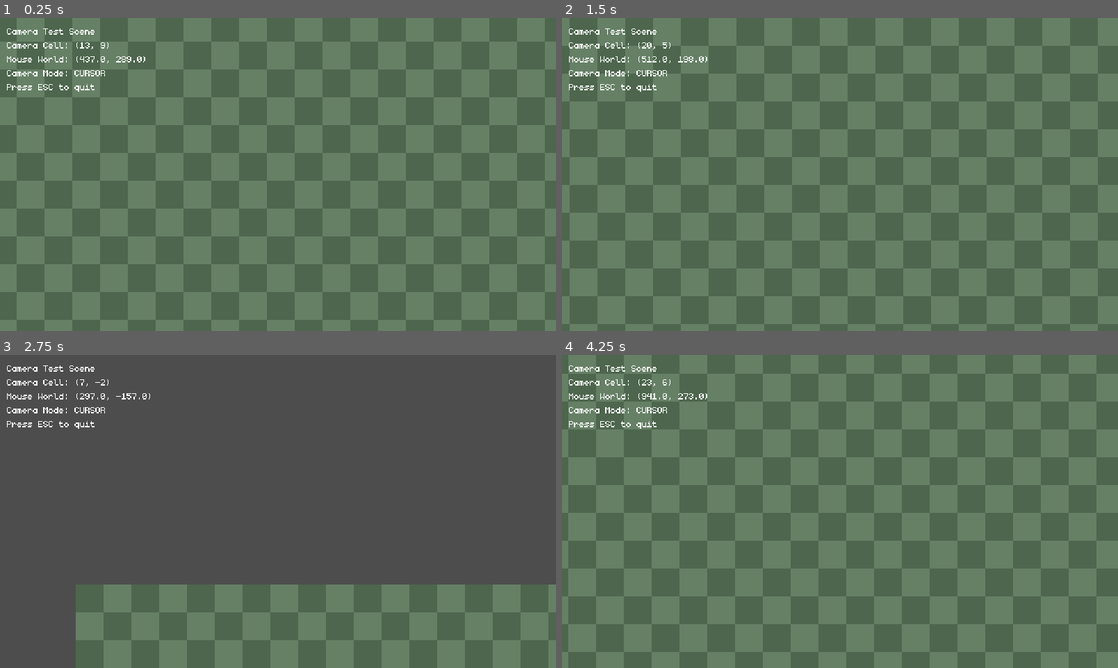
Above: before the commit, frames 1-4 (two rows, left to right).
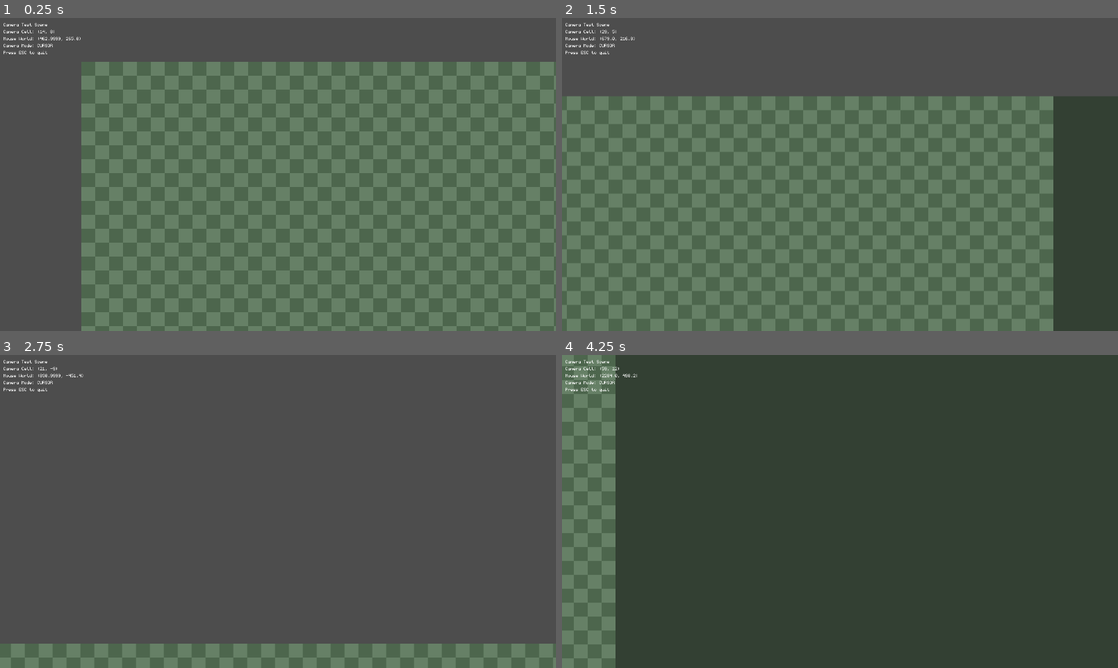
Above: after the commit, the same moments.

Repository: NobleDarkGames/thesparklingfarce
Game: Godot game, scene res://mods/_sandbox/scenes/test_battle.tscn
Two runs of this game, one before a commit and one after it. Both use one fixed random seed, a clock stepped at 60 frames per second and the inputs below.
Inputs (mouse positions are in pixels of both pictures, inside the frame that each line leads up to):
- Up to frame 1 (0.25 s): no input
- Up to frame 2 (1.5 s): move the mouse to (962, 158) at 0.52 s; move the mouse to (728, 190) at 1.27 s
- Up to frame 3 (2.75 s): move the mouse to (333, 442) at 2.02 s
- Up to frame 4 (4.25 s): move the mouse to (812, 574) at 2.77 s; move the mouse to (1006, 558) at 3.52 s

The runs differ from the first frame. In frame 1, 63% of the frame differs, in the area x 0-100%, y 0-100%; in frame 2, 65%; in frame 3, 21%; in frame 4, 95%.

Commit message:
fix: Configure viewport for fullscreen scaling
Fullscreen Scaling Resolution:
- Changed from viewport 640×360 to 1280×720 native resolution
- Set stretch mode to "viewport" with aspect "ignore"
- Fullscreen now works correctly in exported builds (fills screen)
- Note: Editor embedded preview shows letterboxing, but exports work perfectly

Camera Improvements:
- Reduced camera follow speed from 8.0 to 4.0 (smoother movement)
- Updated default follow_speed in camera_controller.gd class definition

Test Scene Updates:
- Dynamic map size based on viewport dimensions
- Generates enough tiles to fill any screen size
- Added background ColorRect for testing viewport bounds

Known Issue:
- Godot editor's embedded game preview has viewport constraints
- Test with F5 standalone or export for accurate fullscreen behavior
- Font appears slightly fuzzy at 1280×720, will test lower resolution next

Research Findings:
- Fire Emblem clone uses 240×160 GBA resolution with 2d stretch
- GDQuest tactical RPG uses 1280×720 with NO stretch mode
- Modern approach: render at native window resolution, show more tiles on larger screens

🤖 Generated with [Claude Code](https://claude.com/claude-code)

Co-Authored-By: Claude <noreply@anthropic.com>

Diff:
--- a/core/systems/camera_controller.gd
+++ b/core/systems/camera_controller.gd
@@ -20,7 +20,7 @@
 @export var follow_mode: FollowMode = FollowMode.NONE
 
 ## Speed of camera interpolation (higher = faster)
-@export_range(1.0, 20.0, 0.5) var follow_speed: float = 8.0
+@export_range(1.0, 20.0, 0.5) var follow_speed: float = 4.0
 
 ## Enable smooth camera movement (lerp) or instant snap
 @export var smooth_movement: bool = true
--- a/mods/_sandbox/scenes/test_battle_setup.gd
+++ b/mods/_sandbox/scenes/test_battle_setup.gd
@@ -4,8 +4,8 @@
 ## This creates a procedural tilemap with a checkerboard pattern.
 extends Node2D
 
-## Size of the test map in tiles
-@export var map_size: Vector2i = Vector2i(40, 30)
+## Size of the test map in tiles (will be calculated from viewport)
+var map_size: Vector2i = Vector2i(40, 30)
 
 ## TileMapLayer reference
 var _ground_layer: TileMapLayer = null
@@ -18,6 +18,16 @@
 	if not _ground_layer:
 		push_error("TestBattle: Could not find GroundLayer")
 		return
+
+	# Calculate map size based on viewport to fill screen
+	var viewport_size: Vector2 = get_viewport_rect().size
+	map_size = Vector2i(
+		int(viewport_size.x / 32) + 4,  # Add extra tiles for margin
+		int(viewport_size.y / 32) + 4
+	)
+
+	print("Viewport size: ", viewport_size)
+	print("Map size in tiles: ", map_size)
 
 	# Generate test map
 	_generate_test_map()
--- a/project.godot
+++ b/project.godot
@@ -13,22 +13,12 @@
 config/name="The Sparkling Farce"
 config/description="A tactical RPG platform inspired by Shining Force"
 config/version="0.1.0"
+run/main_scene="res://mods/_sandbox/scenes/test_battle.tscn"
 config/features=PackedStringArray("4.5", "Forward Plus")
-run/main_scene="res://mods/_sandbox/scenes/test_battle.tscn"
 
 [autoload]
 
 ModLoader="*res://core/mod_system/mod_loader.gd"
-
-[display]
-
-window/size/viewport_width=640
-window/size/viewport_height=360
-window/size/window_width_override=1280
-window/size/window_height_override=720
-window/stretch/mode="viewport"
-window/stretch/aspect="keep"
-window/stretch/scale_mode="integer"
 
 [debug]
 
@@ -38,6 +28,13 @@
 gdscript/warnings/unsafe_cast=1
 gdscript/warnings/unsafe_call_argument=1
 gdscript/warnings/infer_on_variant=2
+
+[display]
+
+window/size/viewport_width=1280
+window/size/viewport_height=720
+window/stretch/mode="viewport"
+window/stretch/aspect="ignore"
 
 [editor]
 
--- a/scenes/battle_scene.tscn
+++ b/scenes/battle_scene.tscn
@@ -10,6 +10,11 @@
 cell_size = 32
 
 [node name="BattleScene" type="Node2D"]
+
+[node name="Background" type="ColorRect" parent="."]
+offset_right = 10000.0
+offset_bottom = 10000.0
+color = Color(0.2, 0.25, 0.2, 1)
 
 [node name="Map" type="Node2D" parent="."]
 
